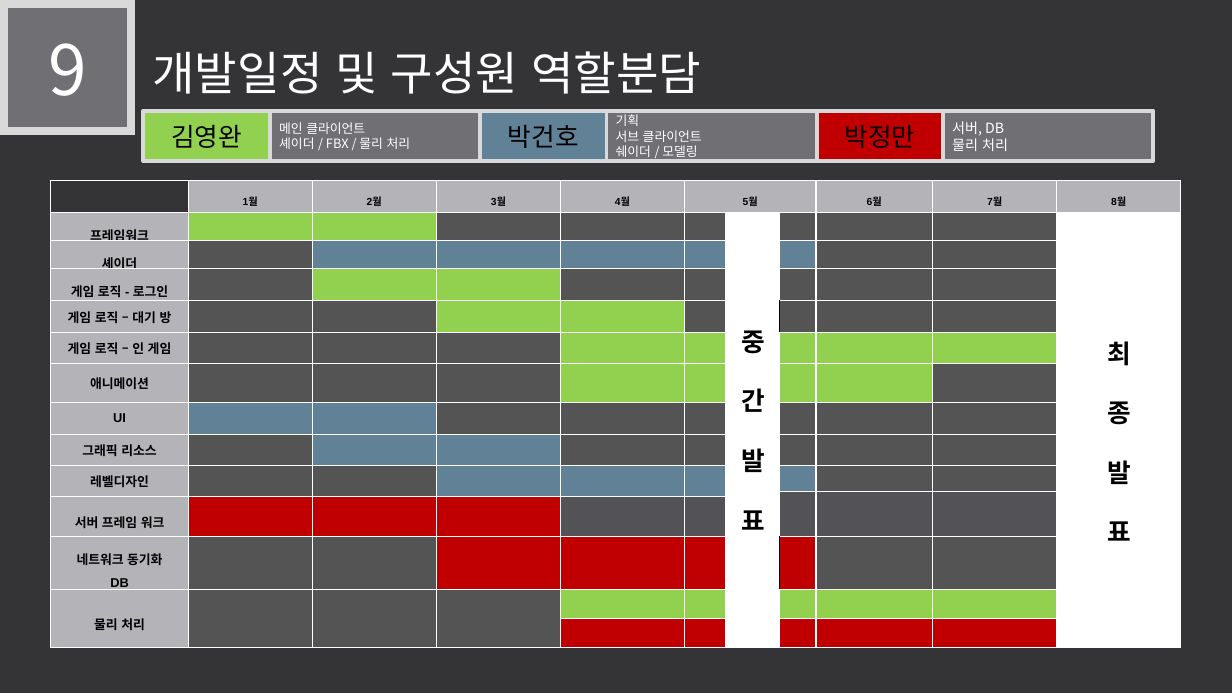
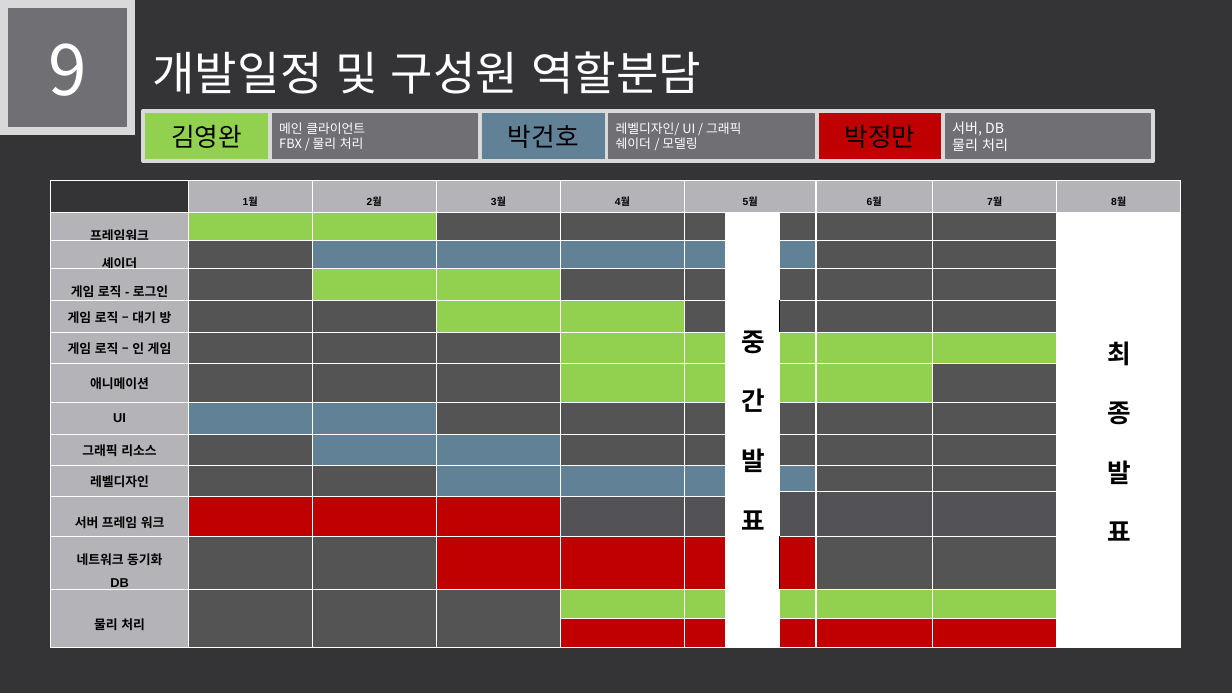
Before and after one commit to LEGO0937/Our_Project, a slide deck: slide 17 of 기획단계/졸작 제안서_α.pptx (slide 16 before the commit). Drawn at 1232x693 pixels with LibreOffice and Linux fonts; fonts in the diff are those of the drawing. Boxes give left, top, right and bottom in pixels: in the first picture for what was removed or moved away, otherwise in the second. Text is boxed around its words. In the diff, an @@ line names an element or a change of style, - is before the commit and + after.

```diff
--- a/기획단계/졸작 제안서_α.pptx
+++ b/기획단계/졸작 제안서_α.pptx
@@ text in rectangle at <box>279,137,364,149</box>: text changed @@
-셰이더 / FBX / 물리 처리
+FBX / 물리 처리
@@ text in rectangle at <box>616,122,741,135</box>: text changed @@
-기획
-서브 클라이언트
+레벨디자인/ UI / 그래픽
```
Also in this commit, not shown: 5 other slides changed, 1 slide added, 2 slides removed.
